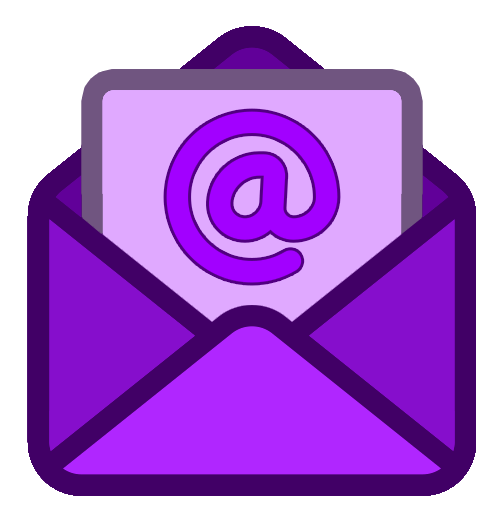
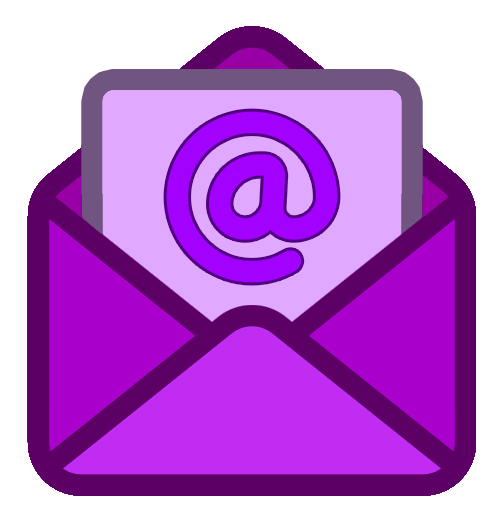
Revision of a layered 503 x 523 image; what changed, layer by layer:
added group "Purple Group (3)" with 30 layers above "Purple Group (2)" over [27, 26, 476, 496]
added layer "Color Fill 1 copy" (1st of 3, in "Purple Group (3)") (multiply) in group "Purple Group (3)" over [27, 26, 476, 496]
added layer "Color Fill 6 copy 4" (1st of 3, in "Purple Group (3)") (multiply) in group "Purple Group (3)" over [27, 26, 476, 496]
added layer "Color Fill 6 copy 5" (1st of 3, in "Purple Group (3)") (multiply) in group "Purple Group (3)" over [27, 26, 476, 496]
added layer "Color Fill 6 copy" (1st of 3, in "Purple Group (3)") (multiply) in group "Purple Group (3)" over [27, 26, 476, 496]
added layer "Color Fill 6 copy 3" (1st of 3, in "Purple Group (3)") (multiply) in group "Purple Group (3)" over [27, 26, 476, 496]
added layer "Color Fill 6" (1st of 3, in "Purple Group (3)") (multiply) in group "Purple Group (3)" over [27, 26, 476, 496]
added layer "Color Fill 3 copy" (1st of 3, in "Purple Group (3)") (multiply) in group "Purple Group (3)" over [27, 26, 476, 496]
added layer "Layer 2 copy" (1st of 3, in "Purple Group (3)") in group "Purple Group (3)" over [27, 26, 476, 496]
added layer "Color Fill 5 copy" (1st of 3, in "Purple Group (3)") in group "Purple Group (3)" over [27, 26, 476, 496]
added layer "Fill 3 copy" (1st of 3, in "Purple Group (3)") in group "Purple Group (3)" over [45, 35, 464, 228]
added layer "Color Fill 4 copy" (1st of 3, in "Purple Group (3)") in group "Purple Group (3)" over [27, 26, 476, 496]
added layer "Fill 2 copy" (1st of 3, in "Purple Group (3)") in group "Purple Group (3)" over [32, 206, 473, 462]
added layer "Color Fill 7" (1st of 3, in "Purple Group (3)") (multiply) in group "Purple Group (3)" over [27, 26, 476, 496]
added layer "Color Fill 6 copy 2" (1st of 3, in "Purple Group (3)") (multiply) in group "Purple Group (3)" over [27, 26, 476, 496]
hid group "Purple Group (2)" (30 layers) over [27, 26, 476, 496]
…and 8 more changes (8 added)
